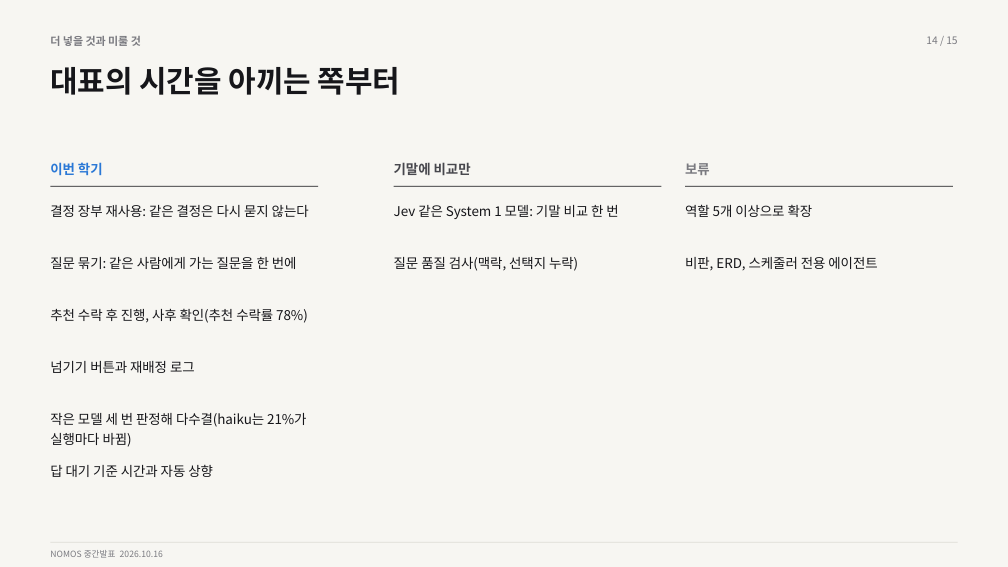
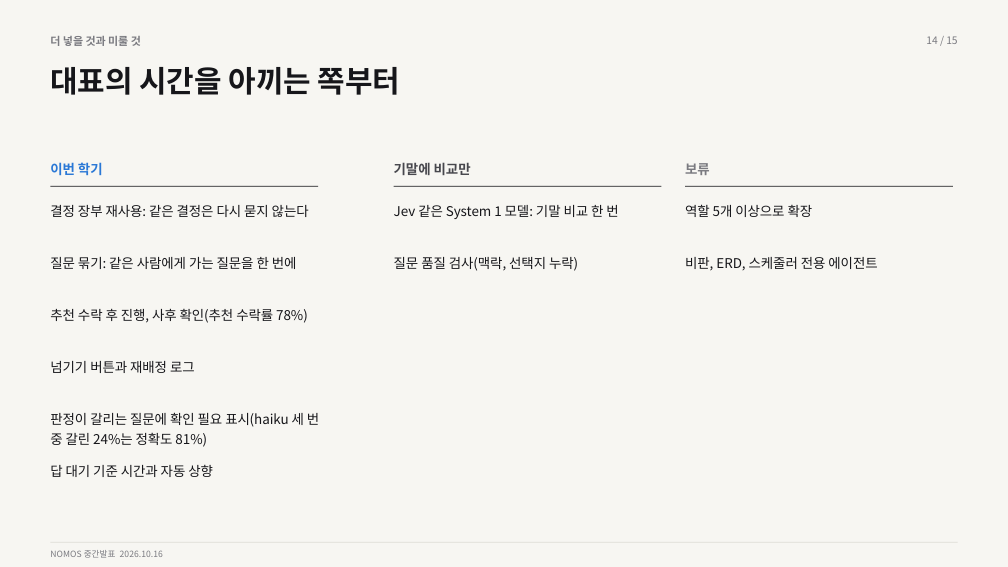
Before and after one commit to Capstone-NOMOS/frontend, a slide deck: slide 14 of docs/midterm/midterm-deck.pptx. Drawn at 1008x567 pixels with LibreOffice and Linux fonts; fonts in the diff are those of the drawing. Boxes give left, top, right and bottom in pixels: in the first picture for what was removed or moved away, otherwise in the second. Text is boxed around its words. In the diff, an @@ line names an element or a change of style, - is before the commit and + after.

```diff
--- a/docs/midterm/midterm-deck.pptx
+++ b/docs/midterm/midterm-deck.pptx
@@ text at (x1=50, y1=412, x2=319, y2=447): text changed @@
-작은 모델 세 번 판정해 다수결(haiku는 21%가 실행마다 바뀜)
+판정이 갈리는 질문에 확인 필요 표시(haiku 세 번 중 갈린 24%는 정확도 81%)
```
Also in this commit, not shown: 3 other files.
